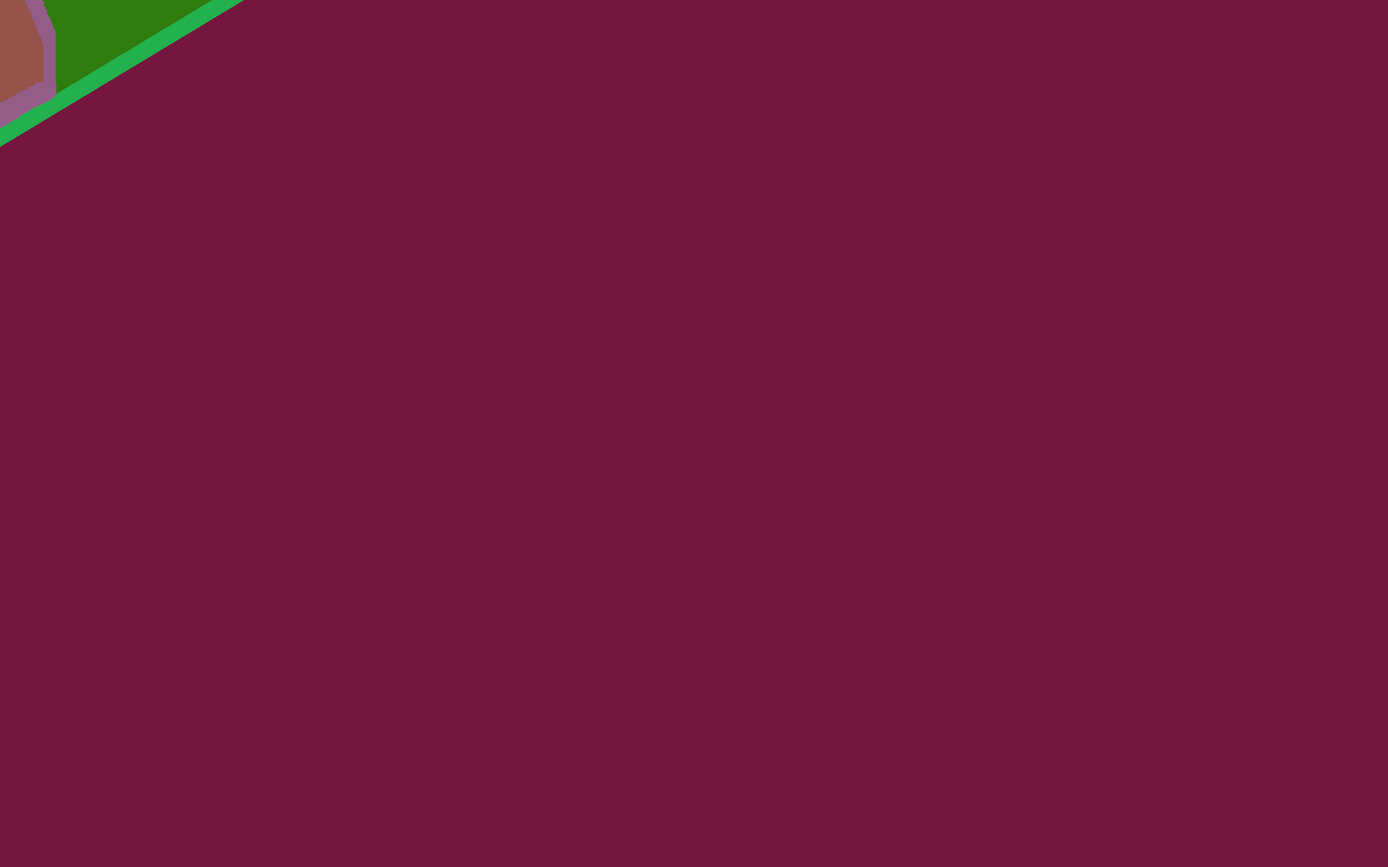
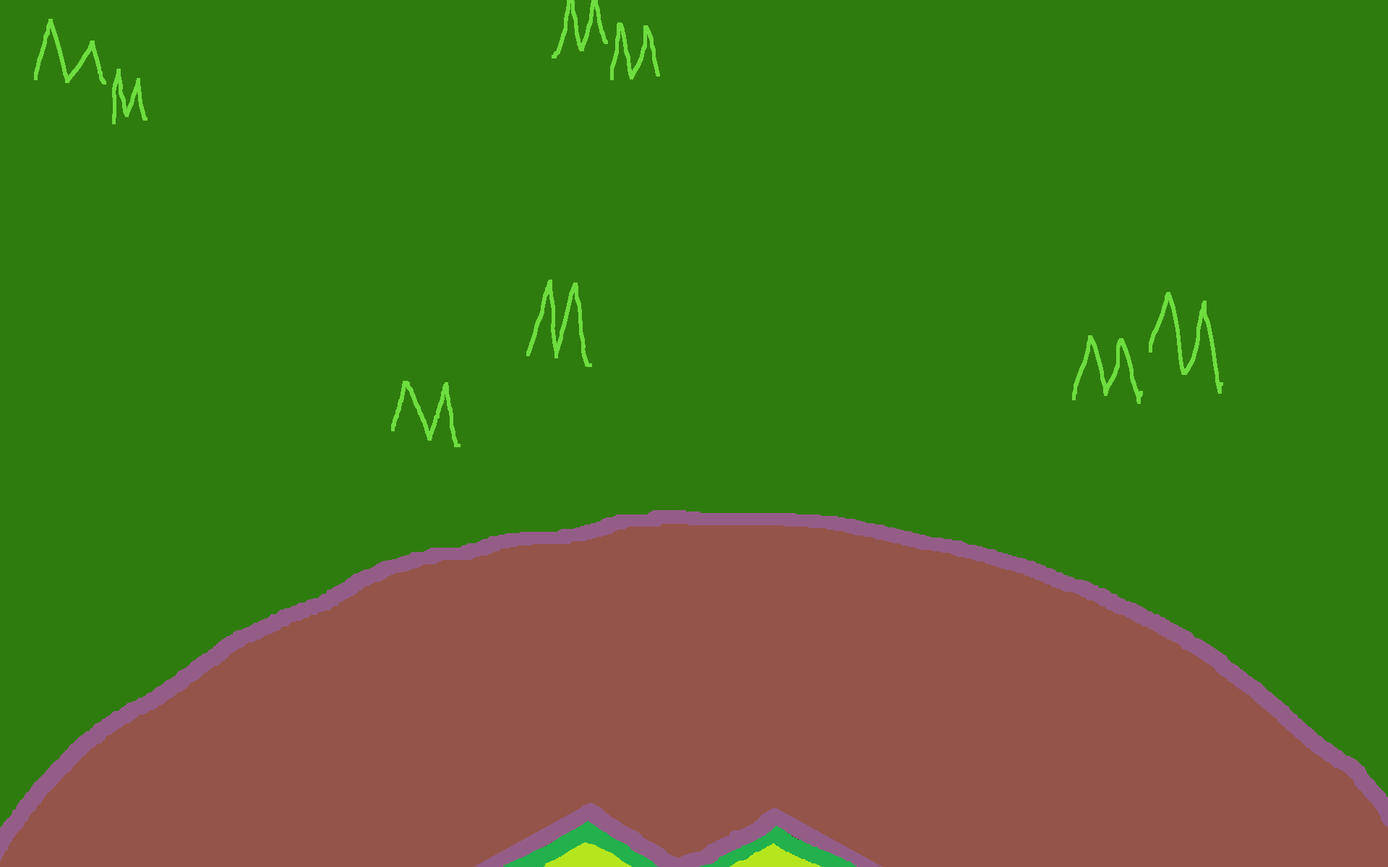
Layered file, before and after one edit (1388x867). Changes by layer:
added layer "貼り付けられたレイヤー #1" above "貼り付けられたレイヤー" over [left=0, top=0, right=1388, bottom=867]
painted on "貼り付けられたレイヤー" over [left=0, top=0, right=1388, bottom=867]
